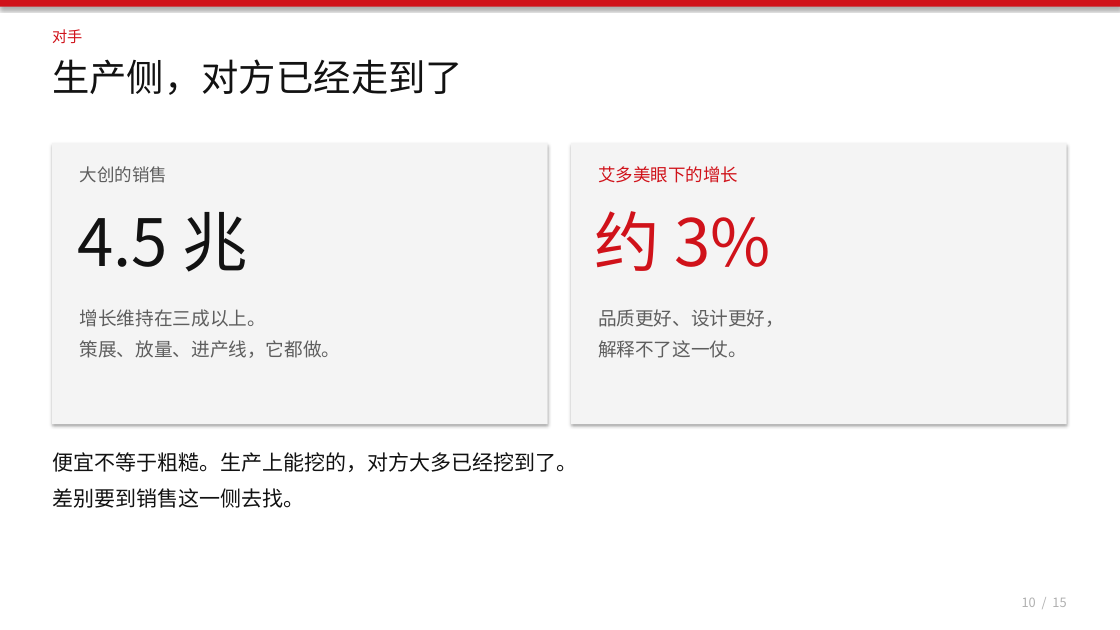
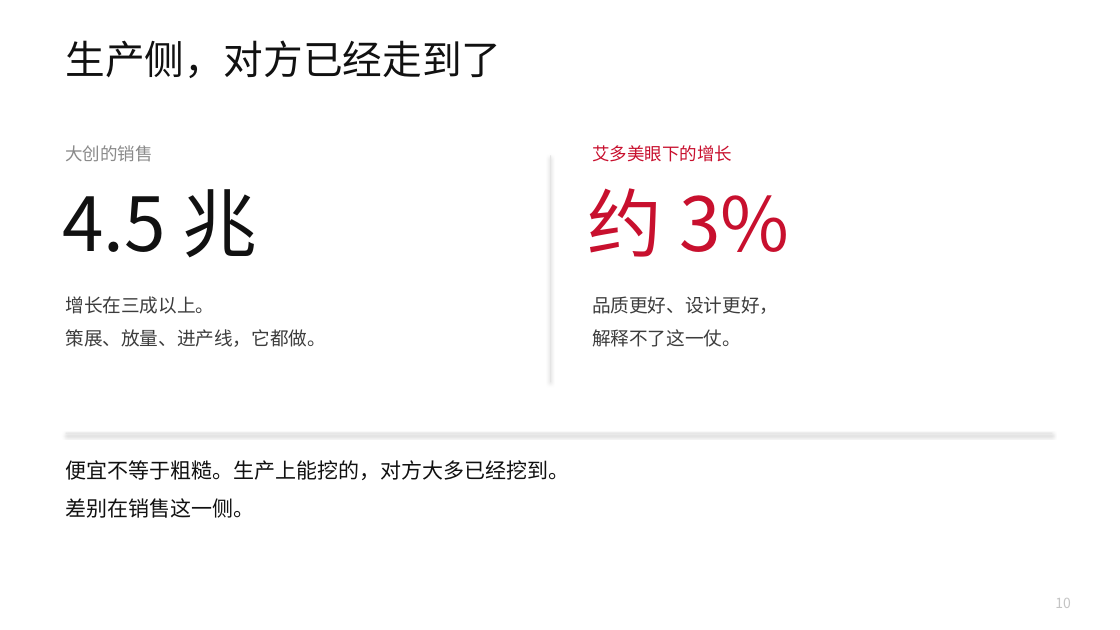
Before and after one commit to headshot9999/xiaoyi, a slide deck: slide 10 of 艾多美何以成为100兆韩元企业.pptx. Drawn at 1120x630 pixels with LibreOffice and Linux fonts; fonts in the diff are those of the drawing. Boxes give left, top, right and bottom in pixels: in the first picture for what was removed or moved away, otherwise in the second. Text is boxed around its words. In the diff, an @@ line names an element or a change of style, - is before the commit and + after.

```diff
--- a/艾多美何以成为100兆韩元企业.pptx
+++ b/艾多美何以成为100兆韩元企业.pptx
@@ rectangle removed at (x1=0, y1=0, x2=1120, y2=7) @@
@@ text removed at (x1=52, y1=29, x2=82, y2=44) @@
-对手
@@ text "生产侧，对方已经走到了" moved from (x1=52, y1=59, x2=463, y2=95) to (x1=65, y1=40, x2=501, y2=78) @@
@@ text "生产侧，对方已经走到了" at (x1=65, y1=40, x2=501, y2=78): size 32 to 34 pt, text colour #121212 to #111111 @@
@@ rectangle removed at (x1=52, y1=143, x2=548, y2=424) @@
@@ text "大创的销售" moved from (x1=80, y1=166, x2=167, y2=183) to (x1=65, y1=145, x2=152, y2=162) @@
@@ text "大创的销售" at (x1=65, y1=145, x2=152, y2=162): text colour #5E5E5E to #8A8A8A @@
@@ text "艾多美眼下的增长" moved from (x1=598, y1=166, x2=738, y2=183) to (x1=592, y1=145, x2=732, y2=162) @@
@@ text "艾多美眼下的增长" at (x1=592, y1=145, x2=732, y2=162): text colour #D0121A to #C8102E @@
@@ text "4.5 兆" moved from (x1=77, y1=212, x2=248, y2=272) to (x1=62, y1=189, x2=257, y2=258) @@
@@ text "4.5 兆" at (x1=62, y1=189, x2=257, y2=258): size 56 to 64 pt, text colour #121212 to #111111 @@
@@ rectangle resized from (x1=571, y1=143, x2=1067, y2=424) to (x1=550, y1=155, x2=551, y2=382) @@
@@ rectangle at (x1=550, y1=155, x2=551, y2=382): fill #F4F4F4 to #E4E4E4 @@
@@ text "约 3%" moved from (x1=595, y1=211, x2=771, y2=271) to (x1=588, y1=188, x2=789, y2=257) @@
@@ text "约 3%" at (x1=588, y1=188, x2=789, y2=257): size 56 to 64 pt, text colour #D0121A to #C8102E @@
@@ text at (x1=65, y1=296, x2=325, y2=347): text changed; text colour #5E5E5E to #3D3D3D @@
-增长维持在三成以上。
-策展、放量、进产线，它都做。
+增长在三成以上。
+策展、放量、进产线，它都做。
@@ text "品质更好、设计更好， 解释不了这一仗。" moved from (x1=598, y1=309, x2=784, y2=358) to (x1=592, y1=296, x2=778, y2=347) @@
@@ text "品质更好、设计更好， 解释不了这一仗。" at (x1=592, y1=296, x2=778, y2=347): text colour #5E5E5E to #3D3D3D; line spacing 1.4 to 1.45 @@
@@ rectangle added at (x1=66, y1=433, x2=1053, y2=434), fill #E4E4E4 @@
@@ text at (x1=65, y1=460, x2=569, y2=518): text changed; text colour #121212 to #111111 @@
-便宜不等于粗糙。生产上能挖的，对方大多已经挖到了。
-差别要到销售这一侧去找。
+便宜不等于粗糙。生产上能挖的，对方大多已经挖到。
+差别在销售这一侧。
@@ text at (x1=1055, y1=598, x2=1071, y2=608): text changed; size 11 to 12 pt; text colour #B0B0B0 to #C4C4C4 @@
-10 / 15
+10
```
Also in this commit, not shown: 14 other slides changed, 2 other files.
